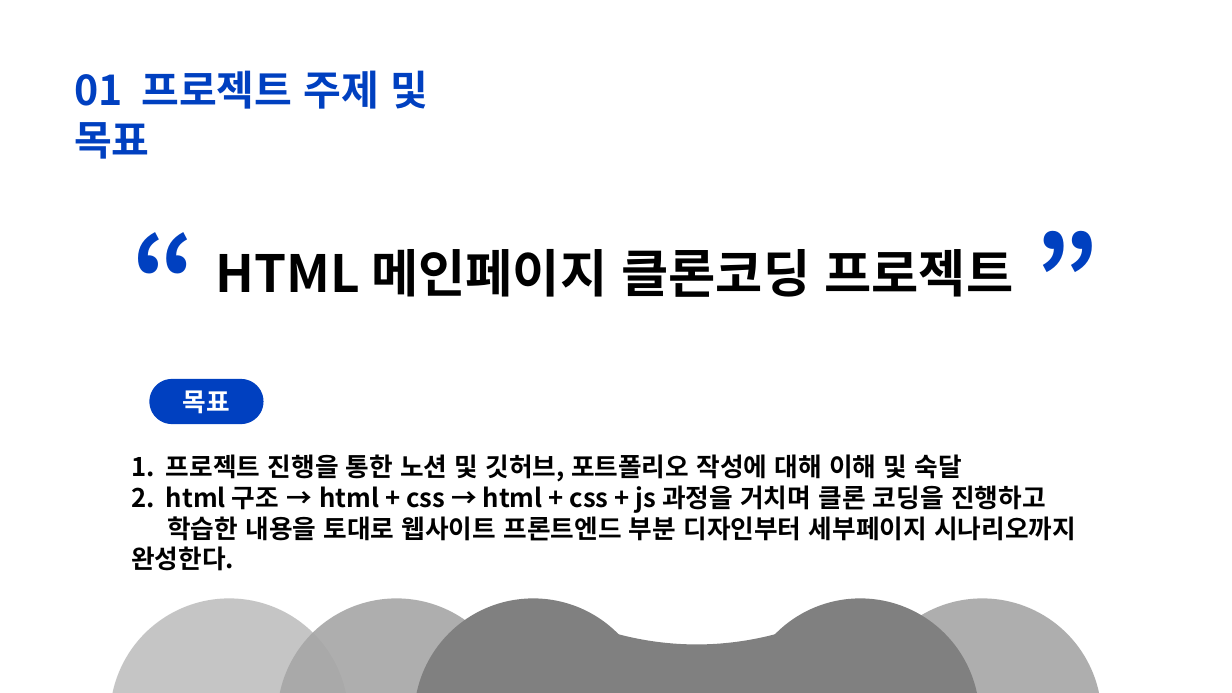
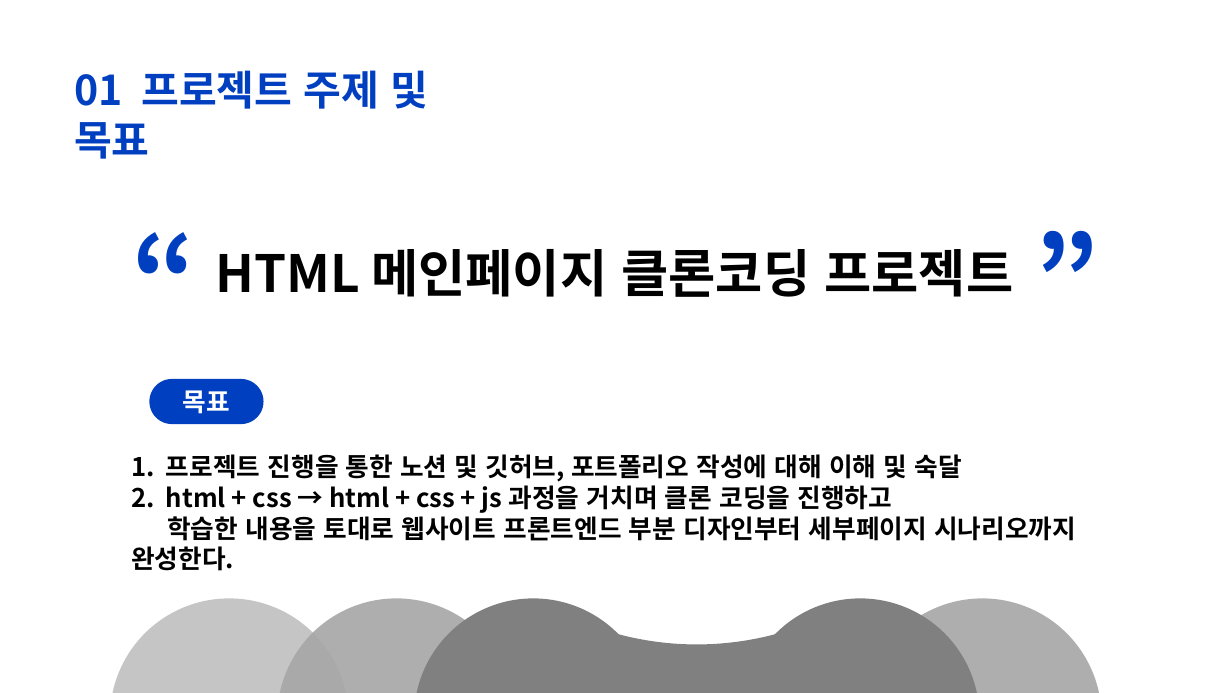
Before and after one commit to jhohoh/Code_Eaters, a slide deck: slide 3 of 원더월 HTML 클론 코딩.pptx. Drawn at 1232x693 pixels with LibreOffice and Linux fonts; fonts in the diff are those of the drawing. Boxes give left, top, right and bottom in pixels: in the first picture for what was removed or moved away, otherwise in the second. Text is boxed around its words. In the diff, an @@ line names an element or a change of style, - is before the commit and + after.

Commit message:
11.12 원더월 메인페이지 html, css(구조 수정 및 변수명 수정) + ppt 수정

```diff
--- a/원더월 HTML 클론 코딩.pptx
+++ b/원더월 HTML 클론 코딩.pptx
@@ text at box(166, 480, 893, 513): text changed @@
-2. html 구조 → html + css → html + css + js 과정을 거치며 클론 코딩을 진행하고
+2. html + css → html + css + js 과정을 거치며 클론 코딩을 진행하고
```
Also in this commit, not shown: 7 other slides changed, 1 slide added, 5 other files.
